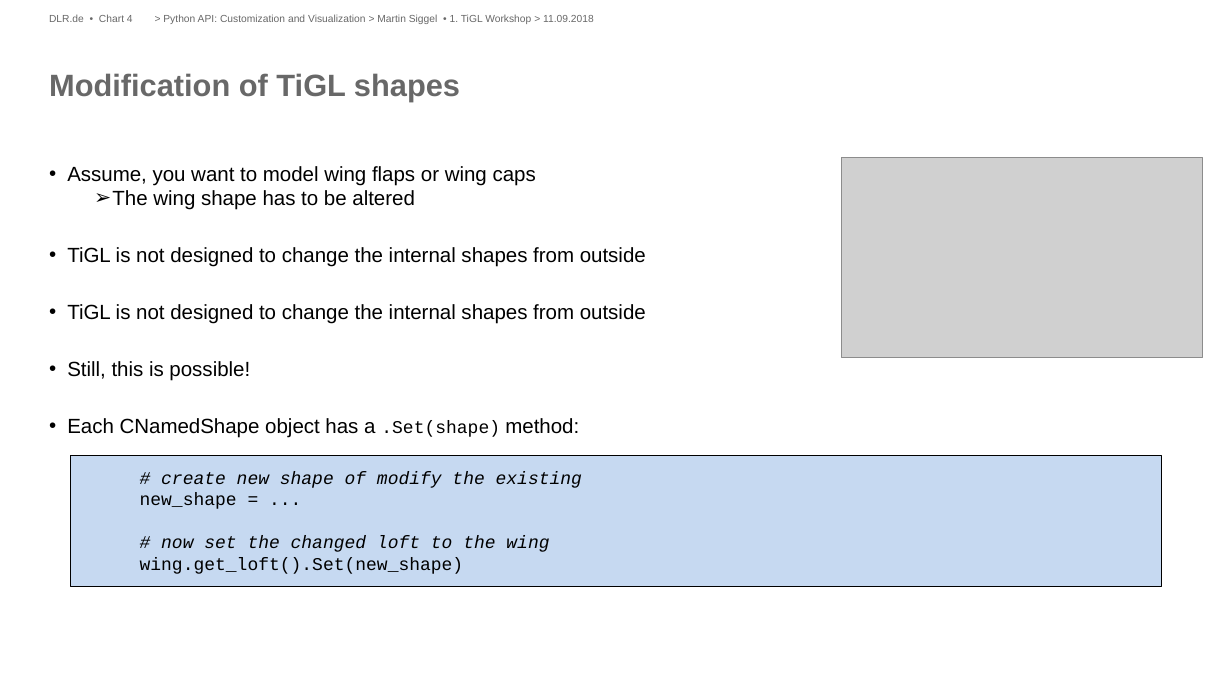
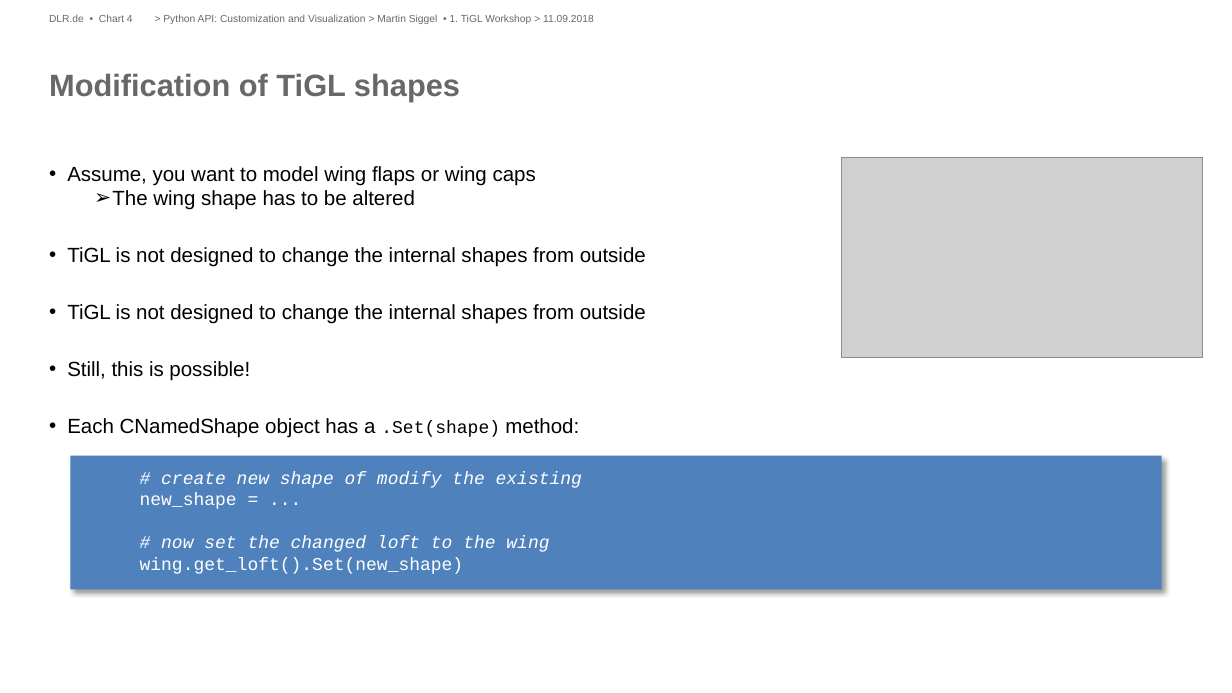
Before and after one commit to ganeshvivek/tigl-workshop, a slide deck: slide 4 of Presentations/Python API-Customization-Visualization.pptx. Drawn at 1232x693 pixels with LibreOffice and Linux fonts; fonts in the diff are those of the drawing; grey boxes stand for pictures; background and template pictures are left out. Boxes give left, top, right and bottom in pixels: in the first picture for what was removed or moved away, otherwise in the second. Text is boxed around its words. In the diff, an @@ line names an element or a change of style, - is before the commit and + after.

```diff
--- a/Presentations/Python API-Customization-Visualization.pptx
+++ b/Presentations/Python API-Customization-Visualization.pptx
@@ rectangle at box(70, 455, 1161, 589): fill #C6D9F1 to #4F81BD; outline #000000 0.75 pt to none; shadow on @@
@@ text at box(140, 471, 582, 574): text colour #000000 to #FFFFFF in "# create new shape of modify the ..." @@
```
Also in this commit, not shown: 5 other slides changed, 3 other files.
